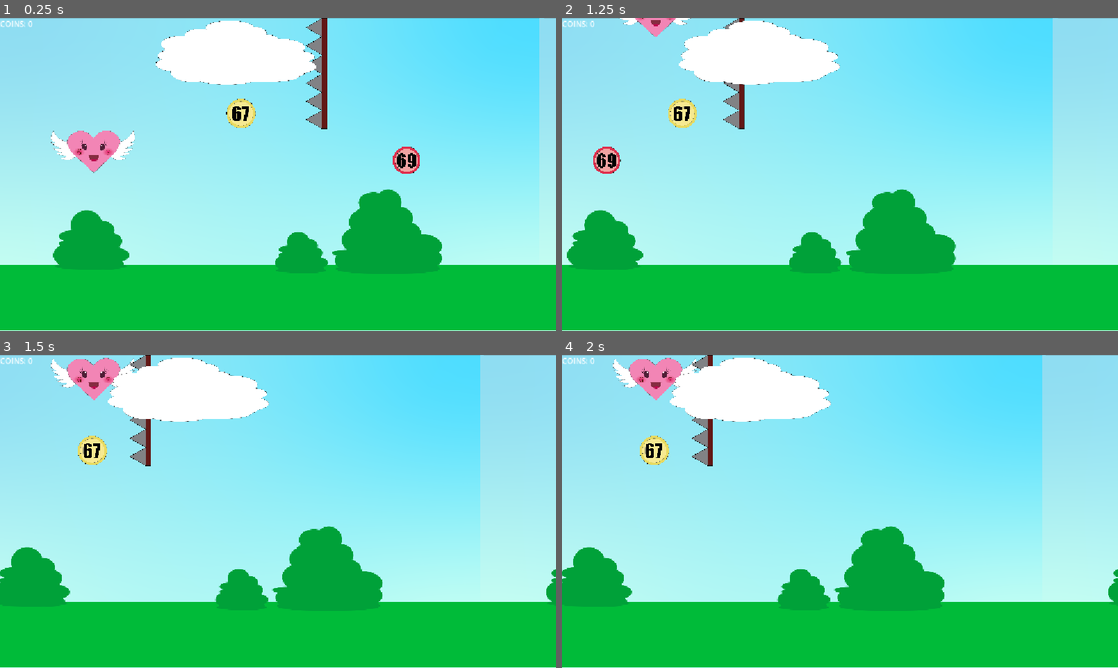
Above: before the commit, frames 1-4 (two rows, left to right).
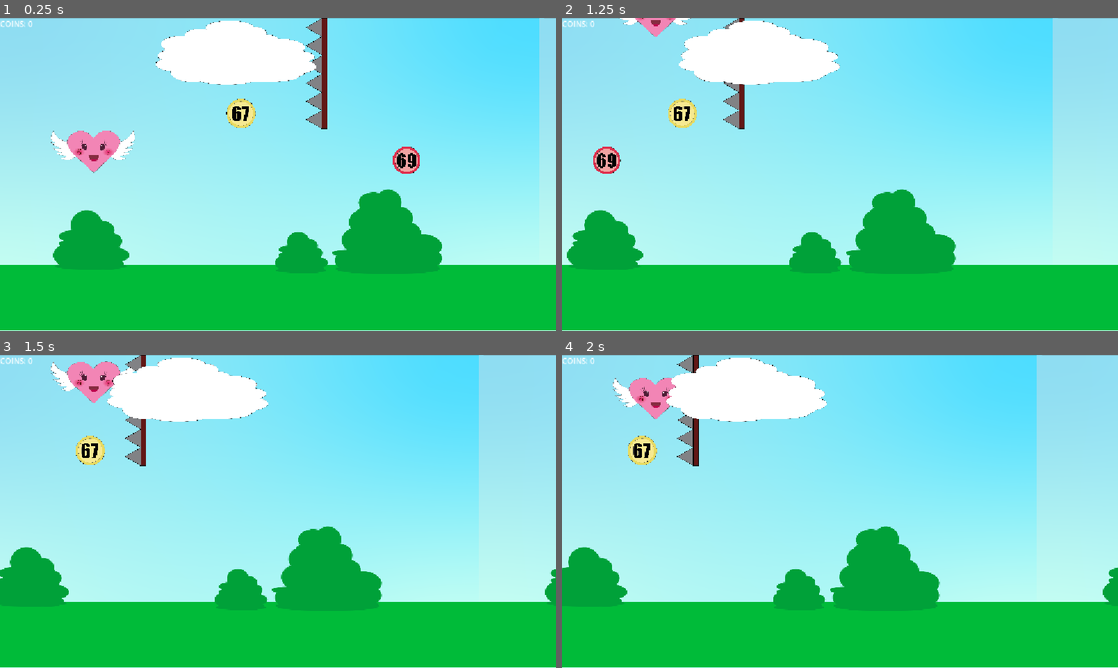
Above: after the commit, the same moments.

Repository: leadomic0909/bounce-back-67
Game: Godot game, scene res://BounceBack67.tscn
Same seed, same stepped clock (60 frames per second), same inputs: the game is played once before the commit and once after it.
Inputs:
- Up to frame 1 (0.25 s): no input
- Up to frame 2 (1.25 s): hold Up (ui_up) from 0.53 s (still down)
- Up to frame 3 (1.5 s): release Up (ui_up) at 1.28 s; hold Down (ui_down) from 1.28 s (still down)
- Up to frame 4 (2 s): keep holding Down (ui_down)

Frames 1-2 are identical in both runs. In frame 3, 1.7% of the frame differs, in the area x 0-100%, y 0-81%; in frame 4, 4.8%, in the area x 0-100%, y 0-82%.

Commit message:
aaaaaa

Diff:
--- a/BounceBack67.tscn
+++ b/BounceBack67.tscn
@@ -44,7 +44,7 @@
 [node name="pickupArea" type="CollisionPolygon2D" parent="Player" unique_id=737028043]
 position = Vector2(656.9662, 362.32916)
 scale = Vector2(0.7847532, 0.7361571)
-polygon = PackedVector2Array(-592, -153, -581, -165, -567, -173, -549, -175, -537, -170, -527, -161, -521, -149, -522, -142, -504, -151, -489, -167, -486, -174, -482, -157, -481, -150, -484, -145, -495, -139, -484, -140, -481, -142, -490, -134, -497, -129, -505, -125, -488, -124, -492, -118, -505, -114, -512, -116, -504, -112, -494, -112, -510, -104, -523, -104, -511, -97, -506, -96, -524, -91, -541, -97, -546, -102, -590, -55, -637, -102, -650, -93, -661, -91, -676, -96, -680, -98, -671, -98, -663, -101, -660, -104, -674, -105, -687, -110, -687, -111, -677, -112, -672, -116, -686, -115, -698, -126, -683, -124, -679, -125, -694, -133, -704, -142, -693, -138, -689, -140, -701, -146, -703, -153, -699, -174, -693, -166, -678, -150, -664, -143, -659, -142, -659, -154, -641, -170, -629, -174, -617, -173, -605, -168, -598, -162)
+polygon = PackedVector2Array(-592, -153, -581, -165, -567, -173, -549, -175, -537, -170, -527, -161, -521, -149, -522, -142, -522.4142, -136.28772, -527.51135, -122.70364, -535.15704, -113.194824, -546, -102, -589.95135, -56.141785, -637.0999, -102.327576, -646.01996, -113.194824, -656.21423, -126.77887, -660.0371, -140.36292, -657.4885, -153.94699, -651.11707, -163.45581, -641, -170, -629, -174, -617, -173, -605, -168, -598, -162)
 
 [node name="prepreka1" type="Area2D" parent="." unique_id=1961751143]
 script = ExtResource("5_svhgf")
